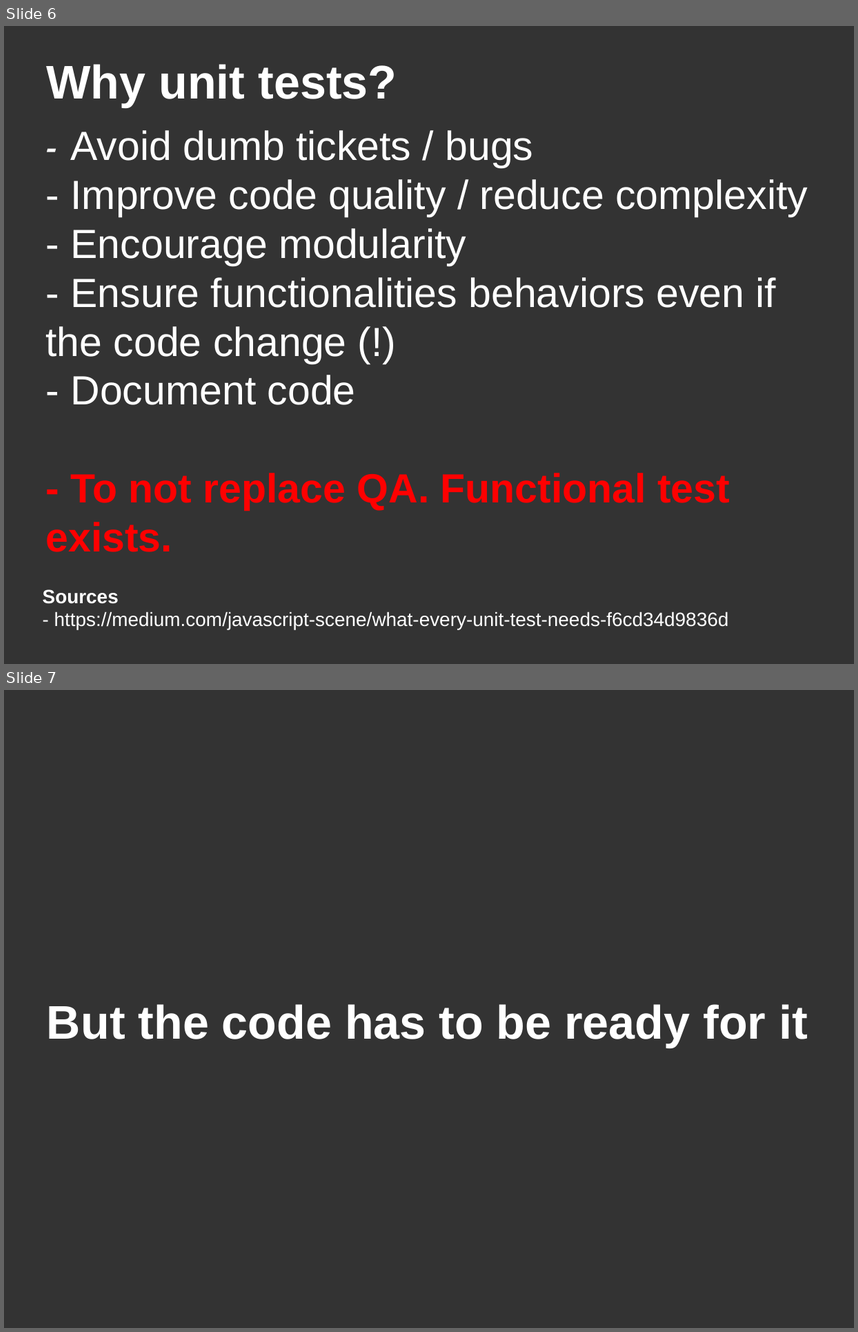
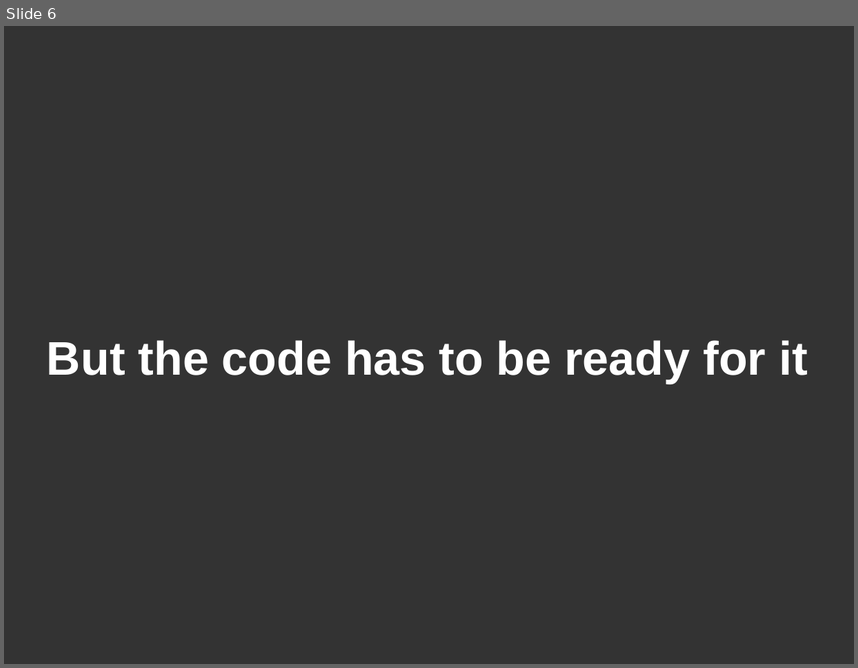
Before and after one commit to DanYellow/presentations, a slide deck: unit-tests/presentation.odp. Shown one above the other, each under a label of ours: slides 6 and 7 before the commit, slide 6 after it. The pictures are 858x1332 and 858x668 pixels, drawn with LibreOffice and Linux fonts; fonts in the diff are those of the drawing. Boxes give left, top, right and bottom in pixels: in the first picture for what was removed or moved away, otherwise in the second. Text is boxed around its words. In the diff, an @@ line names an element or a change of style, - is before the commit and + after.

```diff
--- a/unit-tests/presentation.odp
+++ b/unit-tests/presentation.odp
@@ slide 6 removed at <box>4,26,854,664</box>, background #333333 @@
@@ title removed at <box>47,64,397,107</box> @@
-Why unit tests?
@@ title removed at <box>46,130,808,552</box> @@
-- Avoid dumb tickets / bugs
-- Improve code quality / reduce complexity
-- Encourage modularity
-- Ensure functionalities behaviors even if the code change (!)
-- Document code
-- To not replace QA. Functional test exists.
@@ text removed at <box>43,589,729,629</box> @@
-Sources
-- https://medium.com/javascript-scene/what-every-unit-test-needs-f6cd34d9836d
@@ what was slide 7 is now slide 6 @@
```
Also in this commit, not shown: 4 slides changed, 2 slides added, 3 other files.
